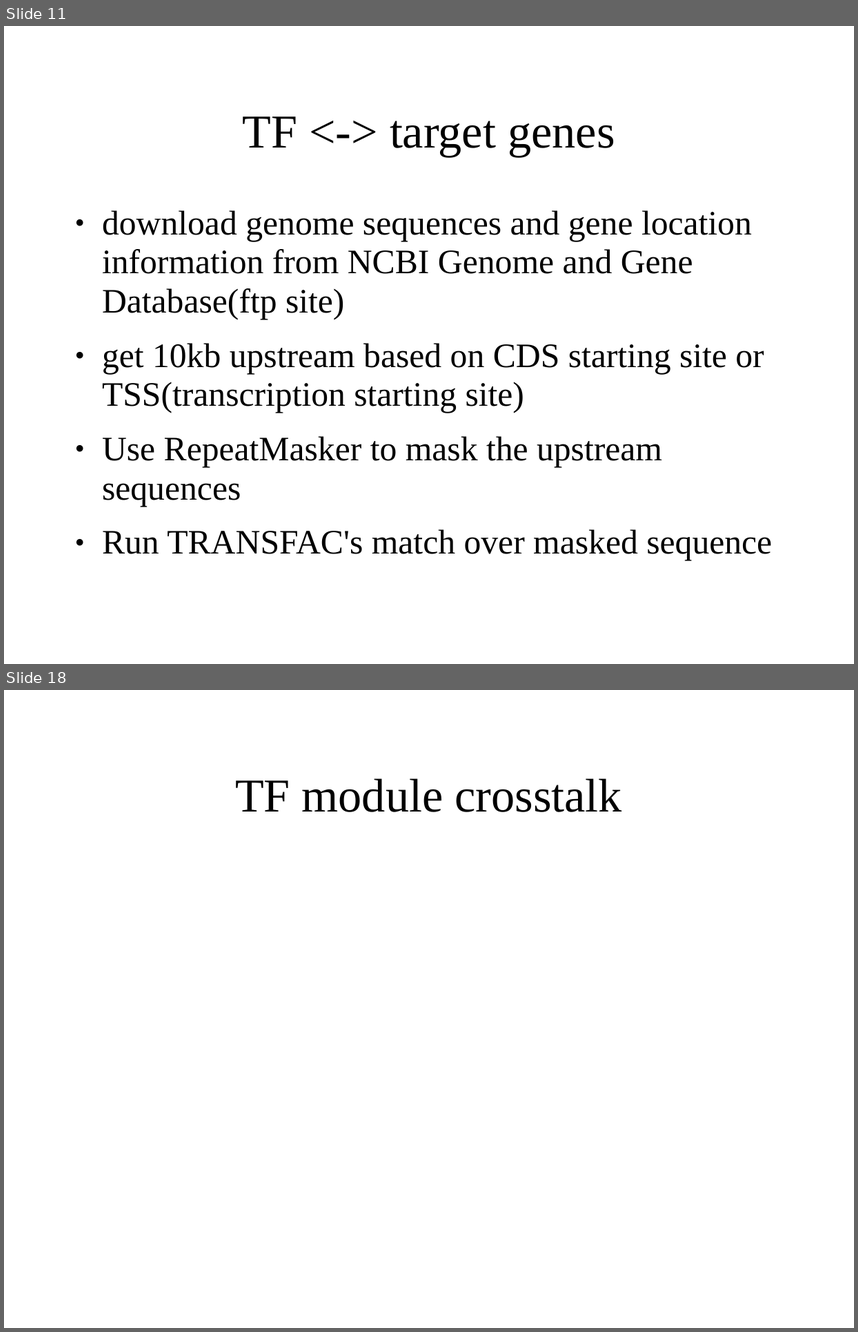
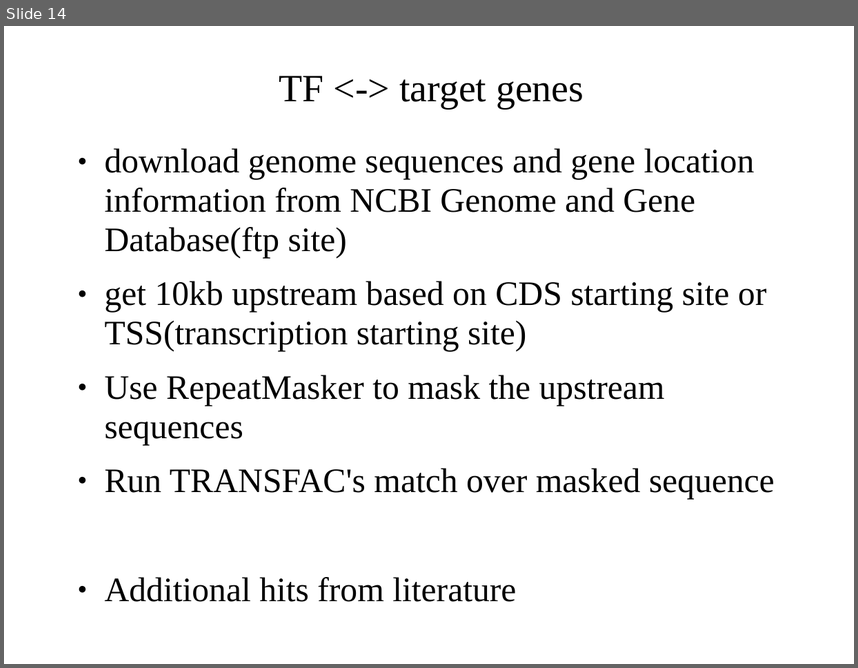
Before and after one commit to polyactis/annot, a slide deck: trunk/doc/lab_meeting_2006_11_21/lm_11_21_06.ppt. Shown one above the other, each under a label of ours: slides 11 and 18 before the commit, slide 14 after it; the slides between them are not shown. The pictures are 858x1332 and 858x668 pixels, drawn with LibreOffice and Linux fonts; fonts in the diff are those of the drawing. Boxes give left, top, right and bottom in pixels: in the first picture for what was removed or moved away, otherwise in the second. Text is boxed around its words. In the diff, an @@ line names an element or a change of style, - is before the commit and + after.

```diff
--- a/trunk/doc/lab_meeting_2006_11_21/lm_11_21_06.ppt
+++ b/trunk/doc/lab_meeting_2006_11_21/lm_11_21_06.ppt
@@ slide 18 removed at <box>4,690,854,1328</box>, background #FFFFFF @@
@@ title removed at <box>235,778,622,812</box> @@
-TF module crosstalk
@@ what was slide 11 is now slide 14 @@
@@ slide 14 changed as well @@
@@ title "TF <-> target genes": place and size @@
-title "TF <-> target genes" at <box>243,116,615,157</box>
+title "TF <-> target genes" at <box>279,76,584,109</box>
@@ title "TF <-> target genes" at <box>279,76,584,109</box>: size 44 to 36 pt @@
@@ text "download genome sequences and gene ...": place and size @@
-text "download genome sequences and gene ..." at <box>102,210,772,561</box>
+text "download genome sequences and gene ..." at <box>105,148,775,601</box>
@@ text at <box>105,577,516,601</box>: paragraph added @@
+● Additional hits from literature
```
Also in this commit, not shown: 4 other slides changed, 15 slides added, 8 other slides removed, 42 other files.
